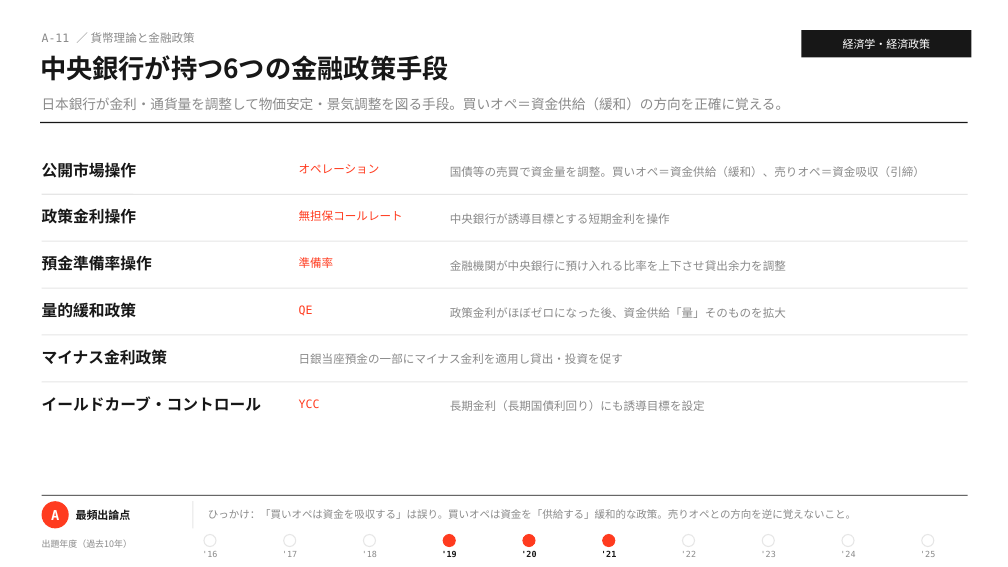
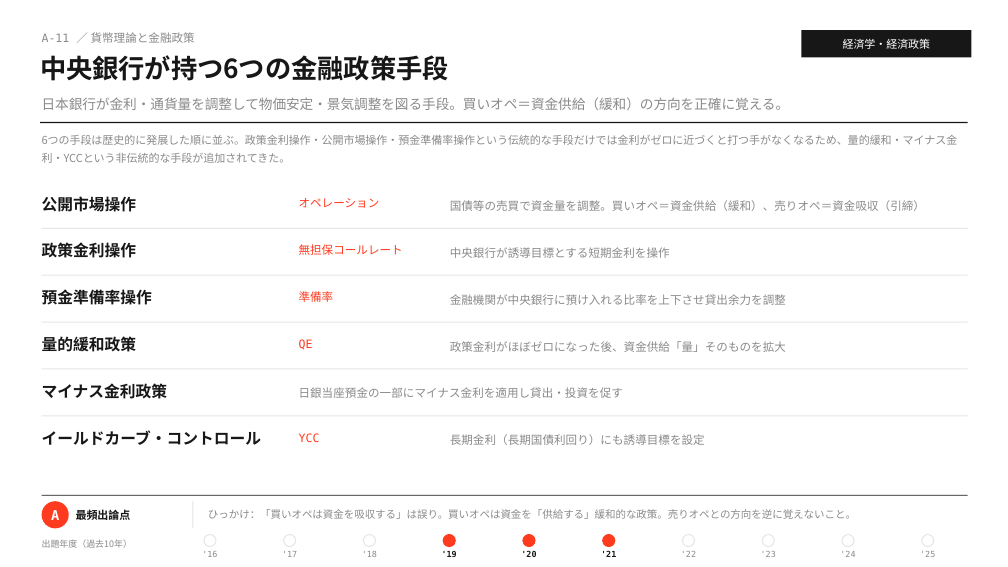
Before and after one commit to MasatoshiSano/SMEC, a slide deck: slide 16 of slides/1st_stage/A_economics.pptx. Drawn at 1008x567 pixels with LibreOffice and Linux fonts; fonts in the diff are those of the drawing. Boxes give left, top, right and bottom in pixels: in the first picture for what was removed or moved away, otherwise in the second. Text is boxed around its words. In the diff, an @@ line names an element or a change of style, - is before the commit and + after.

```diff
--- a/slides/1st_stage/A_economics.pptx
+++ b/slides/1st_stage/A_economics.pptx
@@ text added at [42,135,958,163], 10.5 pt, text #8A8A8A @@
+6つの手段は歴史的に発展した順に並ぶ。政策金利操作・公開市場操作・預金準備率操作という伝統的な手段だけでは金利がゼロに近づくと打つ手がなくなるため、量的緩和・マイナス金利・YCCという非伝統的な手段が追加されてきた。
@@ 4 lines: place and size @@
-4 lines at [42,241,968,382]
+4 lines at [42,228,968,369]
@@ 17 texts: place and size @@
-17 texts at [42,162,925,411]
+17 texts at [42,196,925,445]
@@ line moved from (42, 194) - (968, 194) to (42, 416) - (968, 416) @@
```
Also in this commit, not shown: 11 other slides changed, 2 other files.
